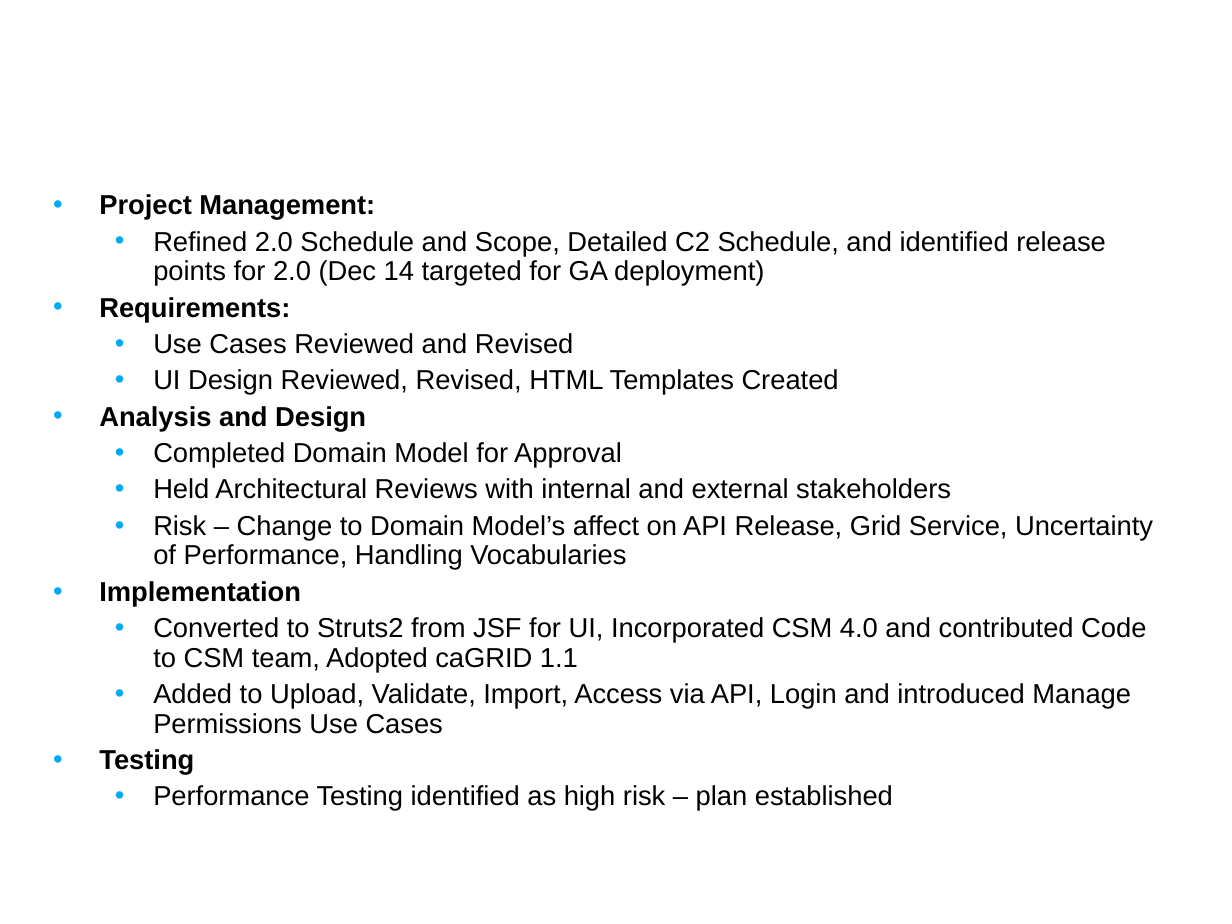
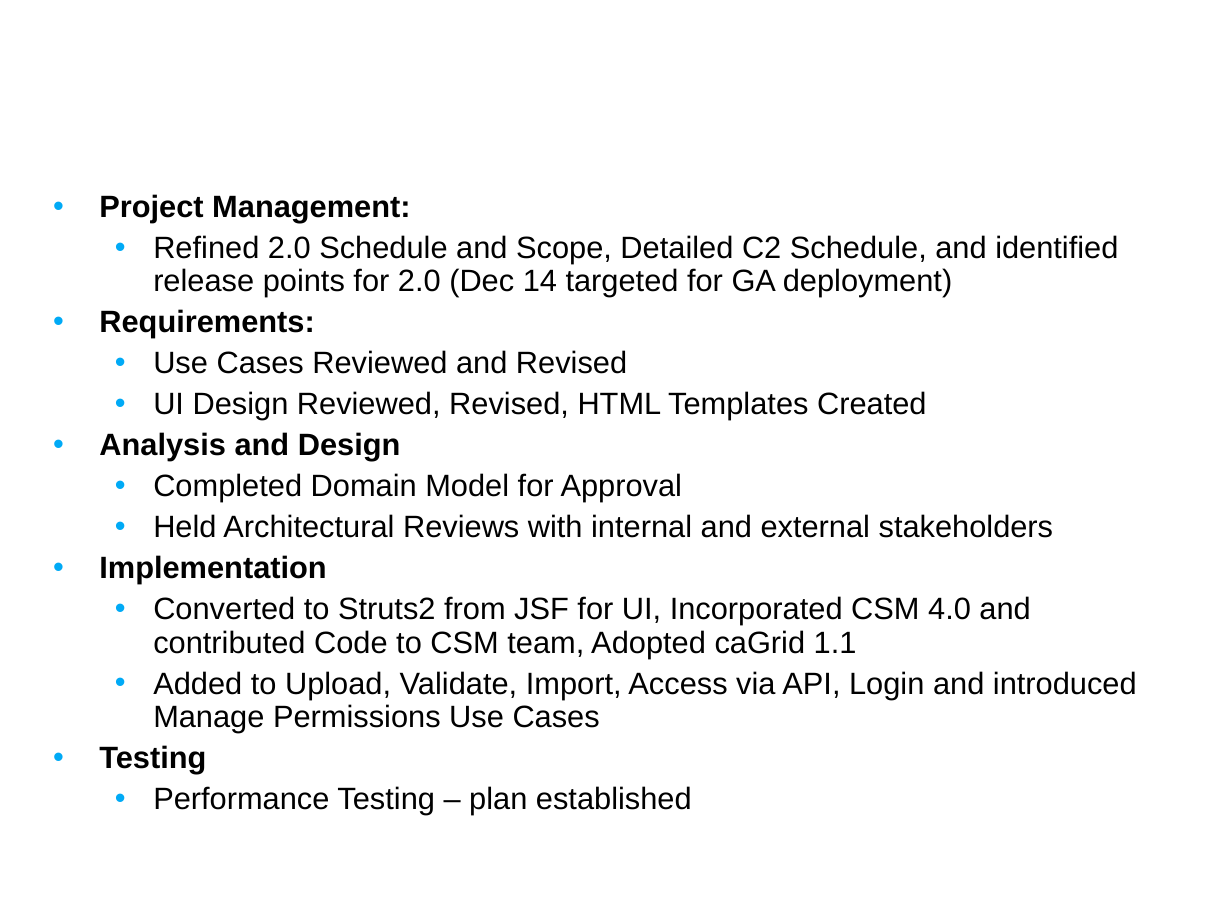
Before and after one commit to NCIP/caarray-docs, a slide deck: slide 6 of project_management/open_meetings/caArray User Community Meeting Oct17.ppt (slide 7 before the commit). Drawn at 1232x924 pixels with LibreOffice and Linux fonts; fonts in the diff are those of the drawing; background and template pictures are left out. Boxes give left, top, right and bottom in pixels: in the first picture for what was removed or moved away, otherwise in the second. Text is boxed around its words. In the diff, an @@ line names an element or a change of style, - is before the commit and + after.

```diff
--- a/project_management/open_meetings/caArray User Community Meeting Oct17.ppt
+++ b/project_management/open_meetings/caArray User Community Meeting Oct17.ppt
@@ text at [99, 194, 1137, 774]: size 16 to 18 pt in "Project Management:", "Refined 2.0 Schedule and Scope, Detailed C2 ...", "Requirements:", "Use Cases Reviewed and Revised" and 7 more places @@
@@ text at [153, 515, 1153, 570]: paragraph removed @@
-  • Risk – Change to Domain Model’s affect on API Release, Grid Service, Uncertainty of Performance, Handling Vocabularies
@@ text at [153, 596, 1030, 658]: text changed; size 16 to 18 pt @@
-  • Converted to Struts2 from JSF for UI, Incorporated CSM 4.0 and contributed Code to CSM team, Adopted caGRID 1.1
+  • Converted to Struts2 from JSF for UI, Incorporated CSM 4.0 and contributed Code to CSM team, Adopted caGrid 1.1
@@ text at [153, 786, 692, 815]: text changed; size 16 to 18 pt @@
-  • Performance Testing identified as high risk – plan established
+  • Performance Testing – plan established
```
Also in this commit, not shown: 5 other slides changed, 6 slides added, 1 slide removed.
